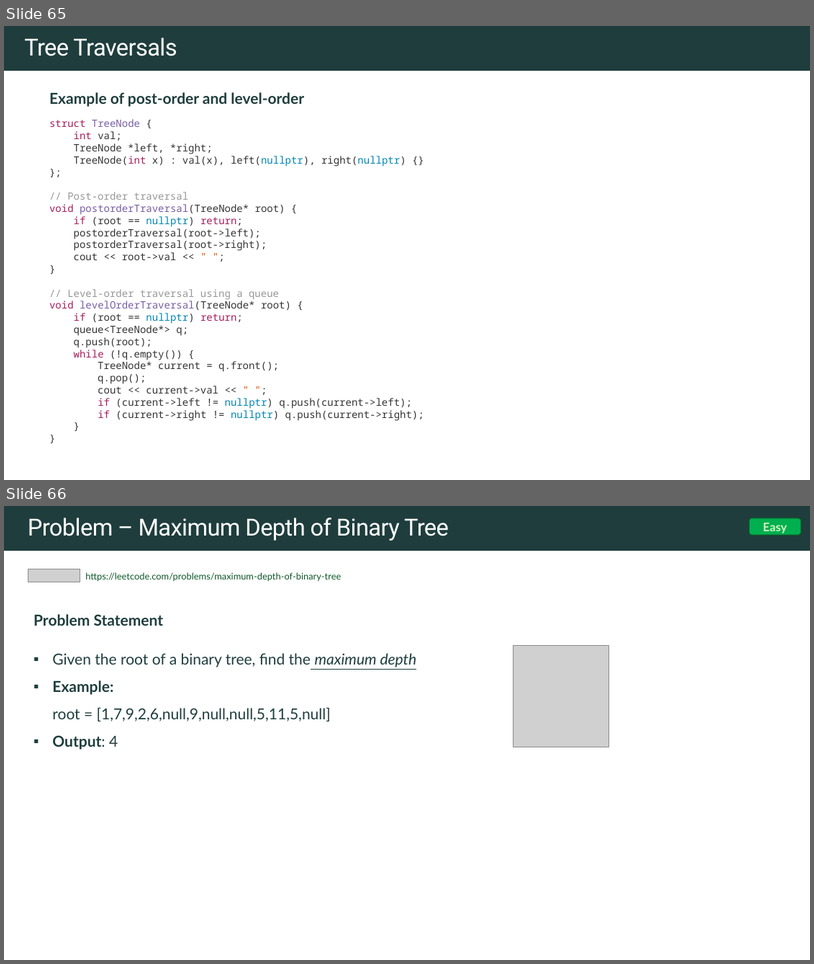
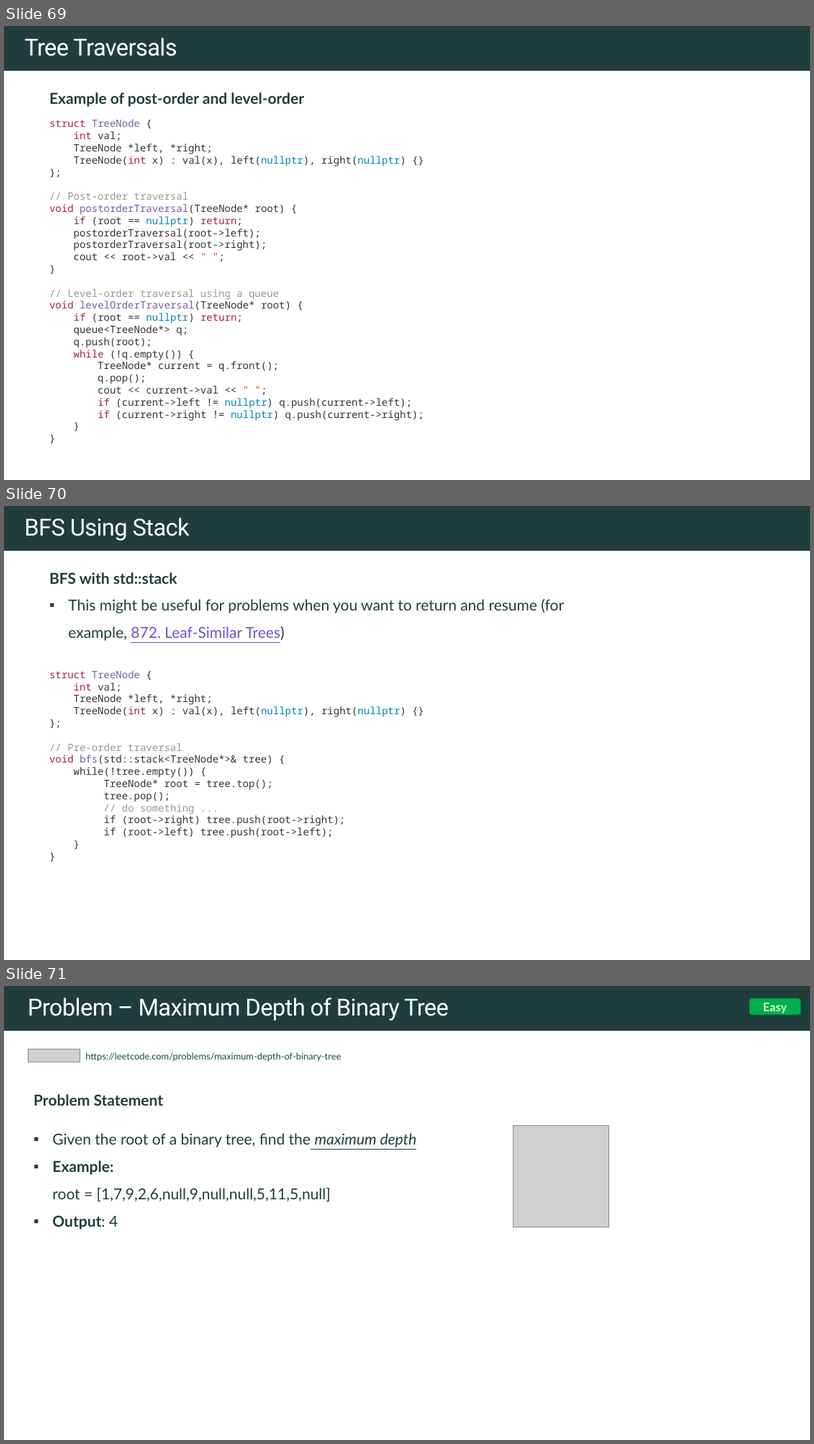
Before and after one commit to rfdavid/coding-interview-handbook-cpp, a slide deck: Algorithm and problem Solving Cheatsheet.pptm. Shown one above the other, each under a label of ours: slides 65 and 66 before the commit, slides 69, 70 and 71 after it. The pictures are 814x964 and 814x1444 pixels, drawn with LibreOffice and Linux fonts; fonts in the diff are those of the drawing; grey boxes stand for pictures. Boxes give left, top, right and bottom in pixels: in the first picture for what was removed or moved away, otherwise in the second. Text is boxed around its words. In the diff, an @@ line names an element or a change of style, - is before the commit and + after.

Commit message:
added binary tree DFS and two pointers

```diff
--- a/Algorithm and problem Solving Cheatsheet.pptm
+++ b/Algorithm and problem Solving Cheatsheet.pptm
@@ slide 70 added at box(4, 506, 810, 960), background #FFFFFF; not listed: 1 template element that a slide beside it also shows @@
@@ text added at box(24, 518, 190, 541), 28 pt, text #FFFFFF @@
+BFS Using Stack
@@ text added at box(49, 572, 564, 641), 18 pt, text #1F3D3D @@
+BFS with std::stack
+▪ This might be useful for problems when you want to return and resume (for example, 872. Leaf-Similar Trees)
@@ text added at box(49, 670, 406, 838), 12 pt, text #333333 @@
+struct TreeNode {
+int val;
+TreeNode *left, *right;
+TreeNode(int x) : val(x), left(nullptr), right(nullptr) {}
+};
+// Pre-order traversal
+void bfs(std::stack<TreeNode*>& tree) {
+while(!tree.empty()) {
+TreeNode* root = tree.top();
+tree.pop();
+// do something ...
+if (root->right) tree.push(root->right);
+if (root->left) tree.push(root->left);
+}
+}
@@ what was slide 65 is now slide 69 @@
@@ what was slide 66 is now slide 71 @@
```
Also in this commit, not shown: 4 slides changed, 11 other slides added, 15 other files.
